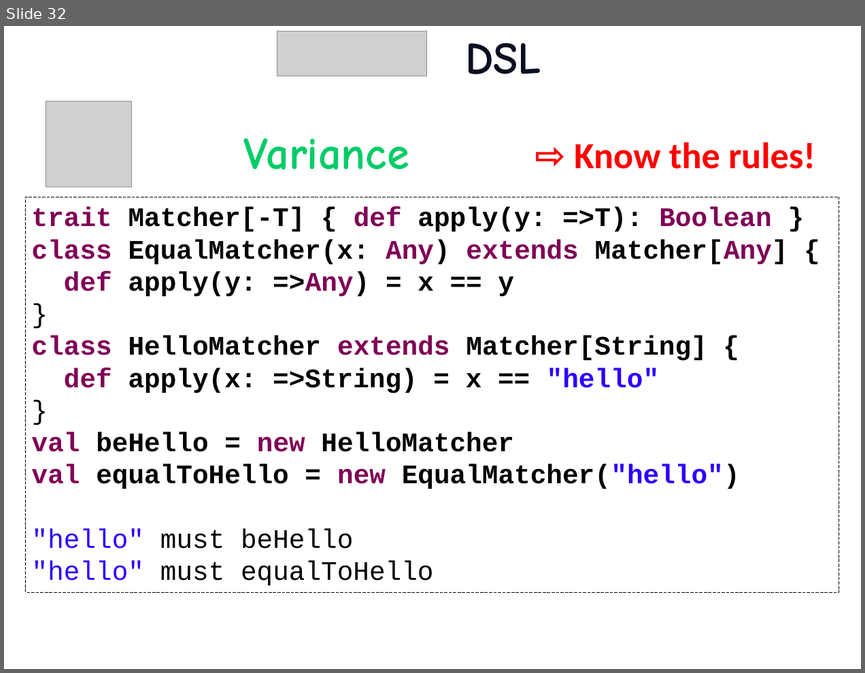
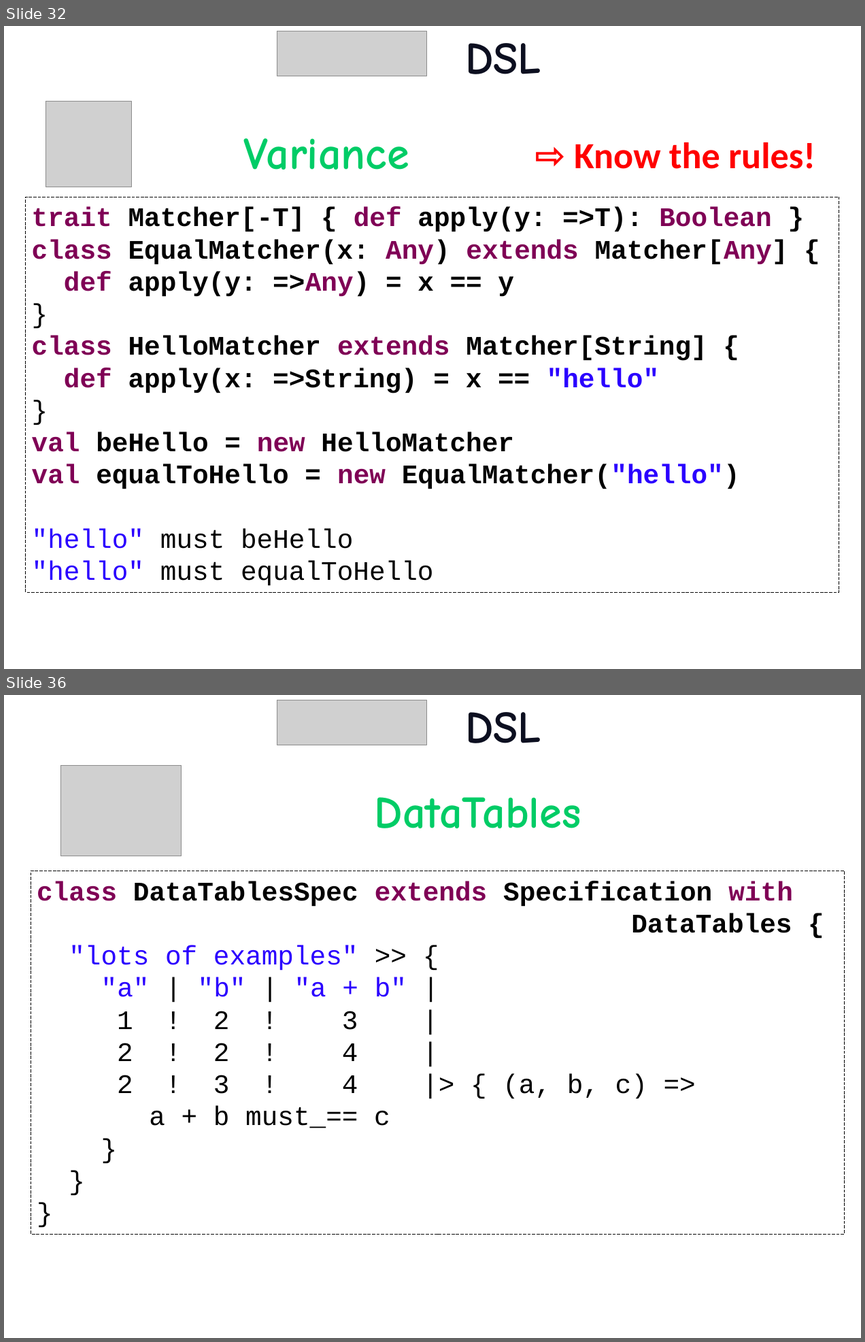
Before and after one commit to etorreborre/oscon-2010, a slide deck: src/main/resources/oscon_2010_specs.pptx. Shown one above the other, each under a label of ours: slide 32 before the commit, slides 32 and 36 after it; the slides between them are not shown. The pictures are 865x673 and 865x1342 pixels, drawn with LibreOffice and Linux fonts; fonts in the diff are those of the drawing; grey boxes stand for pictures; background and template pictures are left out. Boxes give left, top, right and bottom in pixels: in the first picture for what was removed or moved away, otherwise in the second. Text is boxed around its words. In the diff, an @@ line names an element or a change of style, - is before the commit and + after.

```diff
--- a/src/main/resources/oscon_2010_specs.pptx
+++ b/src/main/resources/oscon_2010_specs.pptx
@@ slide 36 added at <box>4,695,861,1338</box>, background picture (left out) @@
@@ picture added at <box>277,700,427,745</box> @@
@@ title added at <box>465,712,541,743</box>, 54 pt, text #0C0F20, bold @@
+DSL
@@ picture added at <box>60,766,181,856</box> @@
@@ text added at <box>375,797,581,828</box>, 54 pt, text #00CC66, bold @@
+DataTables
@@ rectangle added at <box>31,871,844,1234</box>, fill #FFFFFF, outline #000000 0.75 pt dashed, 32 pt, text #000000 @@
+class DataTablesSpec extends Specification with
+DataTables {
+"lots of examples" >> {
+"a" | "b" | "a + b" |
+1 ! 2 ! 3 |
+2 ! 2 ! 4 |
+2 ! 3 ! 4 |> { (a, b, c) =>
+a + b must_== c
+}
+}
+}
```
Also in this commit, not shown: 1 slide changed, 2 other slides added, 2 other files.
